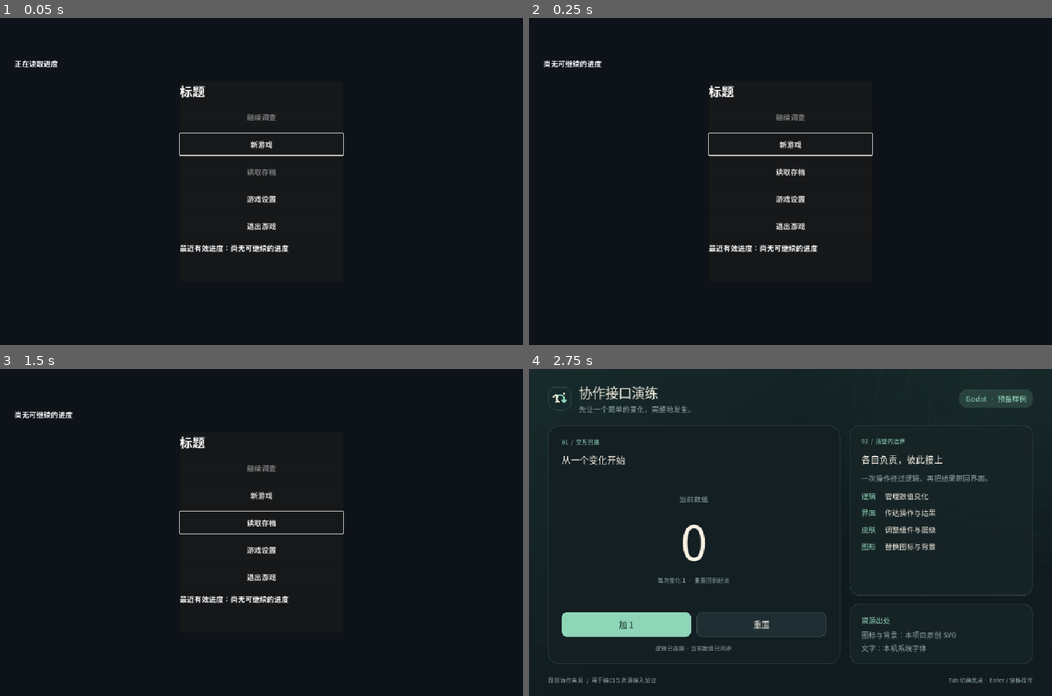
Above: before the commit, frames 1-4 (two rows, left to right).
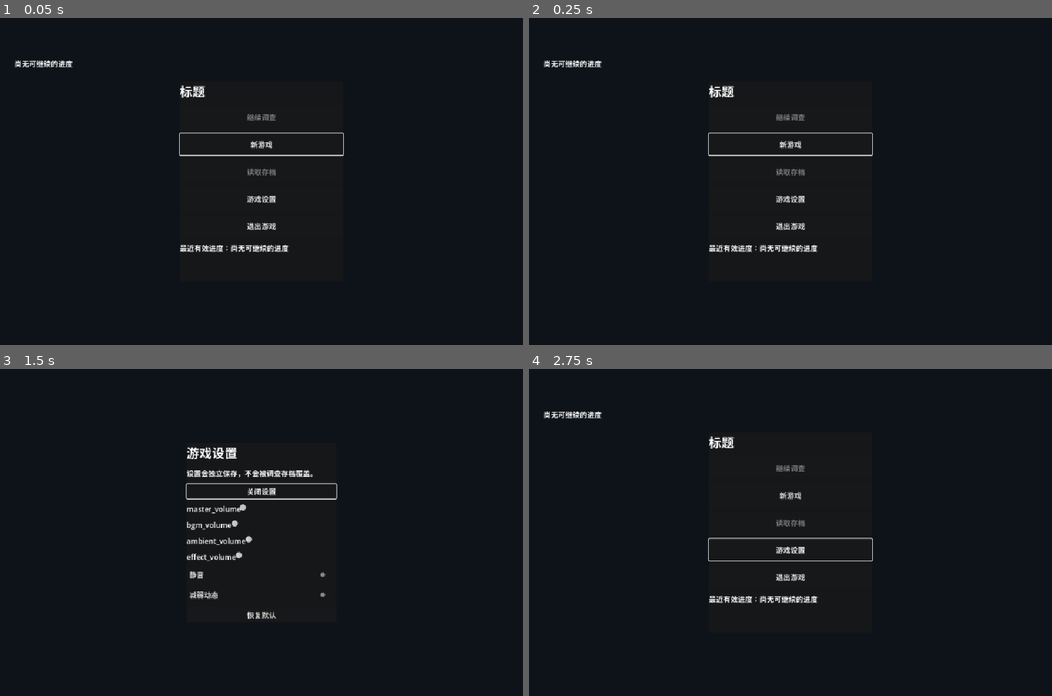
Above: after the commit, the same moments.

Repository: Rossgu25487/gamejam-2026-workspace
Game: Godot game, scene res://main/main.tscn
Same seed, same stepped clock (60 frames per second), same inputs: the game is played once before the commit and once after it.
Inputs (mouse positions are in pixels of both pictures, inside the frame that each line leads up to):
- Up to frame 1 (0.05 s): no input
- Up to frame 2 (0.25 s): no input
- Up to frame 3 (1.5 s): click (261, 522) at 0.5 s, where only the run before the commit has a clickable "读取存档"; click (261, 558) at 1.25 s, where only the run before the commit has a clickable "关闭设置"
- Up to frame 4 (2.75 s): click (790, 489) at 2 s, where only the run after the commit has a clickable "关闭设置"

The runs differ from the first frame. In frame 1, 0.2% of the frame differs, in the area x 2-14%, y 13-16%; in frame 2, less than 0.1%; in frame 3, 3.0%; in frame 4, 11%, in the area x 2-97%, y 0-97%.

Commit message:
feat: 接入存读档初始化与游戏设置系统

Diff:
--- a/game/main/main.gd
+++ b/game/main/main.gd
@@ -3,6 +3,9 @@
 ## 标题页、暂停页和计数界面各自处理自己的私有逻辑。
 
 const ModelScript = preload("res://features/counter_demo/counter_model.gd")
+const SettingsServiceScript = preload("res://systems/game_settings/settings_service.gd")
+const SaveLoadServiceScript = preload("res://systems/save_load/save_load_service.gd")
+const GameStartServiceScript = preload("res://systems/game_start/game_start_service.gd")
 @export var demo_config: Resource = preload("res://data/demo_config.tres")
 @onready var counter_view: Control = $CounterView
 @onready var title_page: Control = $TitlePage
@@ -21,11 +24,23 @@
 var confirm_cancel: Button
 var confirm_direct: Button
 var confirm_accept: Button
+var settings_service: Node
+var save_service: Node
+var game_start_service: Node
+var current_snapshot: Dictionary = {}
 
 func _ready() -> void:
 	# 主程序只创建模型、连接子页面信号，再决定当前显示哪一页。
 	# 初始化外部计数器单例
 	model = ModelScript.new()
+	settings_service = SettingsServiceScript.new()
+	save_service = SaveLoadServiceScript.new()
+	game_start_service = GameStartServiceScript.new()
+	add_child(settings_service)
+	add_child(save_service)
+	add_child(game_start_service)
+	game_start_service.ready_for_title.connect(_on_start_ready)
+	game_start_service.initialize(settings_service, save_service)
 	model.configure(demo_config.initial_value, demo_config.step)
 	model.value_changed.connect(counter_view.show_value)
 	# 计数器demo页面初始化
@@ -111,20 +126,103 @@
 func _start_investigation() -> void:
 	# 调度调查页面；具体调查内容和状态不在主入口实现。
 	has_progress = true
+	if current_snapshot.is_empty():
+		current_snapshot = game_start_service.create_new_game()
+		# 新游戏初始化完成后才建立普通自动档。
+		save_service.save_snapshot("auto", 0, current_snapshot)
 	current_layer = "investigation"
 	title_page.hide_page()
 	pause_page.hide_page()
 	counter_view.show()
 
 func _on_continue() -> void: _start_investigation()
-func _on_new_game() -> void: _start_investigation()
+func _on_new_game() -> void:
+	current_snapshot = game_start_service.create_new_game()
+	_start_investigation()
 func _on_resume() -> void:
 	current_layer = "investigation"
 	pause_page.hide_page()
 	counter_view.show()
-func _on_save() -> void: pause_page.set_save_available(false, "存档系统尚未接入")
-func _on_load() -> void: _open_subpage("读取存档", "读取列表由存档系统提供；当前没有可读取的有效档案。")
-func _on_settings() -> void: _open_subpage("游戏设置", "设置页由设置系统接管；关闭后回到原入口。")
+func _on_save() -> void:
+	if not has_progress:
+		pause_page.set_save_available(false, "当前没有可保存的调查")
+		return
+	_open_subpage("保存存档", "请选择手动存档栏位（共3栏）。")
+	_build_save_buttons()
+func _on_load() -> void:
+	var records: Array = save_service.scan()
+	_open_subpage("读取存档", "请选择要读取的有效存档；读取失败会保留当前会话。")
+	_build_load_buttons(records)
+func _on_settings() -> void:
+	_open_subpage("游戏设置", "设置会独立保存，不会被调查存档覆盖。")
+	_build_settings_controls()
+
+func _on_start_ready(has_save: bool) -> void:
+	# 初始化服务完成后再决定标题页默认焦点。
+	title_page.apply_scan_result(has_save)
+
+func _clear_subpage_content() -> VBoxContainer:
+	var box := subpage_panel.get_child(0) as VBoxContainer
+	while box.get_child_count() > 3:
+		box.get_child(3).queue_free()
+	return box
+
+func _build_save_buttons() -> void:
+	var box := _clear_subpage_content()
+	for i in range(3):
+		var button := Button.new()
+		button.text = "手动存档 %d" % (i + 1)
+		button.pressed.connect(func() -> void:
+			if save_service.save_snapshot("manual", i, current_snapshot):
+				_on_close_subpage())
+		box.add_child(button)
+
+func _build_load_buttons(records: Array) -> void:
+	var box := _clear_subpage_content()
+	for record in records:
+		var button := Button.new()
+		var kind := str(record.get("slot_kind", "manual"))
+		var index := int(record.get("slot_index", 0))
+		button.text = "%s %d  |  序号 %s" % [kind, index + 1, str(record.get("save_sequence", "-"))]
+		button.pressed.connect(func() -> void:
+			var loaded: Dictionary = save_service.load_snapshot(kind, index)
+			if not loaded.is_empty():
+				current_snapshot = loaded
+				has_progress = true
+				_on_close_subpage())
+		box.add_child(button)
+	if records.is_empty():
+		var empty := Label.new()
+		empty.text = "没有可读取的有效存档"
+		box.add_child(empty)
+
+func _build_settings_controls() -> void:
+	var box := _clear_subpage_content()
+	for key in ["master_volume", "bgm_volume", "ambient_volume", "effect_volume"]:
+		var row := HBoxContainer.new()
+		var label := Label.new()
+		label.text = key
+		row.add_child(label)
+		var slider := HSlider.new()
+		slider.min_value = 0
+		slider.max_value = 100
+		slider.step = 5
+		slider.value = settings_service.get_value(key, 0)
+		slider.value_changed.connect(func(value: float) -> void: settings_service.set_value(key, int(value)))
+		row.add_child(slider)
+		box.add_child(row)
+	for key in ["mute", "reduce_motion"]:
+		var check := CheckButton.new()
+		check.text = "静音" if key == "mute" else "减弱动态"
+		check.button_pressed = settings_service.get_value(key, false)
+		check.toggled.connect(func(value: bool) -> void: settings_service.set_value(key, value))
+		box.add_child(check)
+	var reset := Button.new()
+	reset.text = "恢复默认"
+	reset.pressed.connect(func() -> void:
+		settings_service.restore_defaults()
+		_build_settings_controls())
+	box.add_child(reset)
 
 func _open_pause() -> void:
 	if current_layer != "investigation": return
--- a/game/main/main.tscn
+++ b/game/main/main.tscn
@@ -1,23 +1,25 @@
-[gd_scene load_steps=5 format=3]
+[gd_scene format=3 uid="uid://3hp1as08uhpw"]
 
-[ext_resource type="Script" path="res://main/main.gd" id="1"]
+[ext_resource type="Script" uid="uid://blc5loj7vyerr" path="res://main/main.gd" id="1"]
 [ext_resource type="PackedScene" path="res://ui/counter_view.tscn" id="2"]
 [ext_resource type="PackedScene" path="res://title_page/title_page.tscn" id="3"]
 [ext_resource type="PackedScene" path="res://pause_page/pause_page.tscn" id="4"]
 
-[node name="Main" type="Control"]
+[node name="Main" type="Control" unique_id=253744139]
 layout_mode = 3
 anchors_preset = 15
 anchor_right = 1.0
 anchor_bottom = 1.0
+grow_horizontal = 2
+grow_vertical = 2
 script = ExtResource("1")
 
-[node name="CounterView" parent="." instance=ExtResource("2")]
-visible = false
+[node name="CounterView" parent="." unique_id=1065140378 instance=ExtResource("2")]
 layout_mode = 1
 
-[node name="TitlePage" parent="." instance=ExtResource("3")]
+[node name="TitlePage" parent="." unique_id=164870302 instance=ExtResource("3")]
 layout_mode = 1
 
-[node name="PausePage" parent="." instance=ExtResource("4")]
-layout_mode = 1
+[node name="PausePage" parent="." unique_id=1702305681 instance=ExtResource("4")]
+grow_horizontal = 2
+grow_vertical = 2
--- /dev/null
+++ b/game/systems/game_settings/settings_service.gd
@@ -0,0 +1,80 @@
+extends Node
+## 游戏设置服务：设置文件独立于调查存档，负责读取、即时生效和写回。
+
+signal initialized(success: bool, message: String)
+signal changed(settings: Dictionary)
+signal persistence_failed(message: String)
+
+const FILE_PATH := "user://game_settings.json"
+const FILE_VERSION := 1
+const DEFAULTS := {
+	"master_volume": 100,
+	"bgm_volume": 70,
+	"ambient_volume": 60,
+	"effect_volume": 80,
+	"mute": false,
+	"reduce_motion": false,
+}
+const VOLUME_STEP := 5
+var values: Dictionary = DEFAULTS.duplicate(true)
+var initialized_ok := false
+
+func initialize() -> void:
+	var file := FileAccess.open(FILE_PATH, FileAccess.READ)
+	if file == null:
+		values = DEFAULTS.duplicate(true)
+		initialized_ok = true
+		_apply_audio()
+		initialized.emit(true, "已建立默认设置")
+		return
+	var parsed = JSON.parse_string(file.get_as_text())
+	if typeof(parsed) != TYPE_DICTIONARY or int(parsed.get("version", -1)) != FILE_VERSION:
+		values = DEFAULTS.duplicate(true)
+		initialized_ok = true
+		_apply_audio()
+		initialized.emit(false, "设置文件无效，已使用默认设置")
+		return
+	values = DEFAULTS.duplicate(true)
+	for key in DEFAULTS.keys():
+		if parsed.has(key): values[key] = parsed[key]
+	_sanitize()
+	initialized_ok = true
+	_apply_audio()
+	initialized.emit(true, "设置读取完成")
+
+func get_value(key: String, fallback = null):
+	return values.get(key, fallback)
+
+func set_value(key: String, value) -> bool:
+	if not DEFAULTS.has(key): return false
+	values[key] = value
+	_sanitize()
+	_apply_audio()
+	changed.emit(values.duplicate(true))
+	return save()
+
+func restore_defaults() -> bool:
+	values = DEFAULTS.duplicate(true)
+	_apply_audio()
+	changed.emit(values.duplicate(true))
+	return save()
+
+func save() -> bool:
+	var file := FileAccess.open(FILE_PATH, FileAccess.WRITE)
+	if file == null:
+		persistence_failed.emit("无法写入设置文件")
+		return false
+	var data := {"version": FILE_VERSION}
+	data.merge(values)
+	file.store_string(JSON.stringify(data))
+	return true
+
+func _sanitize() -> void:
+	for key in ["master_volume", "bgm_volume", "ambient_volume", "effect_volume"]:
+		values[key] = clampi(int(values.get(key, DEFAULTS[key])), 0, 100)
+	values["mute"] = bool(values.get("mute", false))
+	values["reduce_motion"] = bool(values.get("reduce_motion", false))
+
+func _apply_audio() -> void:
+	var master := 0.0 if values.mute else float(values.master_volume) / 100.0
+	AudioServer.set_bus_volume_db(0, linear_to_db(maxf(master, 0.0001)))
--- /dev/null
+++ b/game/systems/game_start/game_start_service.gd
@@ -0,0 +1,17 @@
+extends Node
+## 初始化与开始服务：先加载设置，再扫描存档，最后允许标题页操作。
+
+signal ready_for_title(has_progress: bool)
+var initialized := false
+
+func initialize(settings_service: Node, save_service: Node) -> void:
+	settings_service.initialized.connect(_on_settings_initialized.bind(save_service), CONNECT_ONE_SHOT)
+	settings_service.initialize()
+
+func _on_settings_initialized(_success: bool, _message: String, save_service: Node) -> void:
+	var records: Array = save_service.scan()
+	initialized = true
+	ready_for_title.emit(not records.is_empty())
+
+func create_new_game() -> Dictionary:
+	return {"state_revision": 1, "question_id": "intro", "elapsed_seconds": 0, "navigation_snapshot": {"page_id": "investigation"}}
--- /dev/null
+++ b/game/systems/save_load/save_load_service.gd
@@ -0,0 +1,68 @@
+extends Node
+## 存读档服务：保存完整会话快照，调查存档不覆盖设置偏好。
+
+signal scan_completed(records: Array)
+signal operation_completed(success: bool, message: String)
+
+const MANUAL_SLOT_COUNT := 3
+const AUTO_SLOT_COUNT := 1
+const PRE_ACCUSATION_SLOT_COUNT := 1
+const SCHEMA_VERSION := 1
+const DIR_PATH := "user://saves"
+var records: Array = []
+var sequence := 0
+
+func scan() -> Array:
+	records.clear()
+	for kind in ["manual", "auto", "pre_accusation"]:
+		var count := MANUAL_SLOT_COUNT if kind == "manual" else (AUTO_SLOT_COUNT if kind == "auto" else PRE_ACCUSATION_SLOT_COUNT)
+		for index in range(count):
+			var path := _path(kind, index)
+			if not FileAccess.file_exists(path): continue
+			var file := FileAccess.open(path, FileAccess.READ)
+			var data = JSON.parse_string(file.get_as_text()) if file else null
+			if typeof(data) == TYPE_DICTIONARY and int(data.get("schema_version", -1)) == SCHEMA_VERSION:
+				records.append(data)
+	scan_completed.emit(records.duplicate(true))
+	return records.duplicate(true)
+
+func has_valid_record() -> bool:
+	return not records.is_empty()
+
+func save_snapshot(slot_kind: String, slot_index: int, snapshot: Dictionary) -> bool:
+	if not _valid_slot(slot_kind, slot_index):
+		operation_completed.emit(false, "存档栏位无效")
+		return false
+	DirAccess.make_dir_recursive_absolute(ProjectSettings.globalize_path(DIR_PATH))
+	var path := _path(slot_kind, slot_index)
+	var file := FileAccess.open(path, FileAccess.WRITE)
+	if file == null:
+		operation_completed.emit(false, "存档写入失败")
+		return false
+	sequence += 1
+	var record := snapshot.duplicate(true)
+	record.merge({"schema_version": SCHEMA_VERSION, "slot_kind": slot_kind, "slot_index": slot_index, "save_sequence": sequence, "saved_at_utc": Time.get_datetime_string_from_system(true)})
+	file.store_string(JSON.stringify(record))
+	operation_completed.emit(true, "存档成功")
+	return true
+
+func load_snapshot(slot_kind: String, slot_index: int) -> Dictionary:
+	if not _valid_slot(slot_kind, slot_index):
+		operation_completed.emit(false, "存档栏位无效")
+		return {}
+	var file := FileAccess.open(_path(slot_kind, slot_index), FileAccess.READ)
+	if file == null:
+		operation_completed.emit(false, "读取存档失败，当前会话已保留")
+		return {}
+	var data = JSON.parse_string(file.get_as_text())
+	if typeof(data) != TYPE_DICTIONARY or int(data.get("schema_version", -1)) != SCHEMA_VERSION:
+		operation_completed.emit(false, "存档版本不受支持，当前会话已保留")
+		return {}
+	operation_completed.emit(true, "读取存档成功")
+	return data
+
+func _valid_slot(kind: String, index: int) -> bool:
+	return (kind == "manual" and index >= 0 and index < MANUAL_SLOT_COUNT) or (kind == "auto" and index == 0) or (kind == "pre_accusation" and index == 0)
+
+func _path(kind: String, index: int) -> String:
+	return "%s/%s_%d.json" % [DIR_PATH, kind, index]
--- a/game/title_page/title_page.gd
+++ b/game/title_page/title_page.gd
@@ -13,6 +13,7 @@
 @onready var settings_button: Button = $PanelContainer/VBoxContainer/Settings
 @onready var exit_button: Button = $PanelContainer/VBoxContainer/Exit
 var scan_complete := false
+var has_progress := false
 func _ready() -> void:
 	# 按钮只发出动作请求，由 Main 决定页面跳转。
 	continue_button.pressed.connect(continue_requested.emit)
@@ -30,16 +31,28 @@
 	call_deferred("_finish_scan")
 func _finish_scan() -> void:
 	await get_tree().create_timer(0.2).timeout
+	if scan_complete:
+		return
 	scan_complete = true
 	status.text = "尚无可继续的进度"
 	load_button.disabled = false
 	if visible and is_instance_valid(new_game_button):
 		new_game_button.grab_focus()
+
+func apply_scan_result(has_progress: bool) -> void:
+	# 初始化服务完成后由主程序注入扫描结果，标题页只更新自身显示。
+	scan_complete = true
+	self.has_progress = has_progress
+	status.text = "已有可继续的调查" if has_progress else "尚无可继续的进度"
+	continue_button.disabled = not has_progress
+	load_button.disabled = not has_progress
+	if visible:
+		(continue_button if has_progress else new_game_button).grab_focus()
 func show_page() -> void:
 	# 页面恢复时由自身恢复默认焦点。
 	show()
-	status.text = "尚无可继续的进度" if scan_complete else "正在读取进度"
+	status.text = ("已有可继续的调查" if has_progress else "尚无可继续的进度") if scan_complete else "正在读取进度"
 	if is_instance_valid(new_game_button):
-		new_game_button.grab_focus()
+		(continue_button if has_progress else new_game_button).grab_focus()
 func hide_page() -> void:
 	hide()
Not shown, added: game/systems/game_settings/settings_service.gd.uid
Not shown, added: game/systems/game_start/game_start_service.gd.uid
Not shown, added: game/systems/save_load/save_load_service.gd.uid
